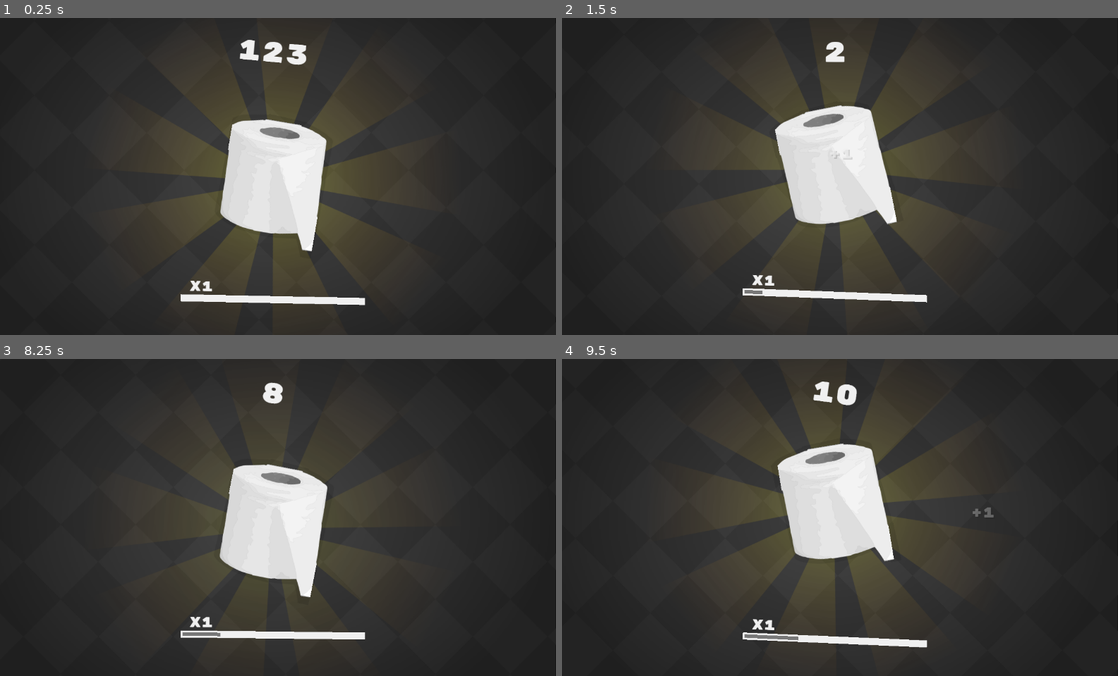
Above: before the commit, frames 1-4 (two rows, left to right).
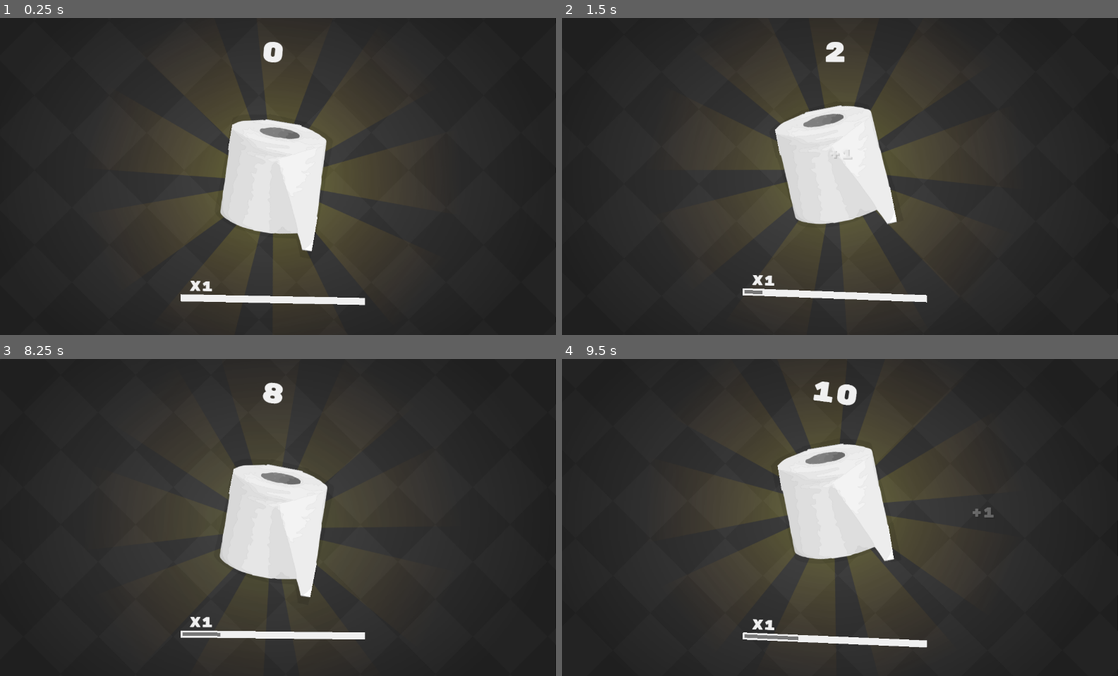
Above: after the commit, the same moments.

Repository: magwoo/PaperClicker
Game: Godot game, scene res://gameplay/game.tscn
Same seed, same stepped clock (60 frames per second), same inputs: the game is played once before the commit and once after it. The engine's default icon, where the game draws it, is replaced by a stand-in: a white triangle on a blue panel in a dark square.
Inputs (mouse positions are in pixels of both pictures, inside the frame that each line leads up to):
- Up to frame 1 (0.25 s): no input
- Up to frame 2 (1.5 s): click (834, 176) at 0.5 s; click (834, 176) at 1.25 s
- Up to frame 3 (8.25 s): click (272, 517) at 2 s; move the mouse to (400, 501) at 2.77 s; tap Space at 3.02, 3.77, 5.27, 6.02, 6.77 s; move the mouse to (161, 533) at 3.52 s; move the mouse to (328, 447) at 4.27 s; move the mouse to (244, 580) at 5.02 s; move the mouse to (444, 565) at 5.77 s; move the mouse to (105, 469) at 6.52 s; move the mouse to (300, 517) at 7.27 s; move the mouse to (189, 438) at 8.02 s
- Up to frame 4 (9.5 s): tap Space at 8.27, 9.02 s; move the mouse to (962, 501) at 8.77 s

The runs differ from the first frame. In frame 1, 0.4% of the frame differs, in the area x 43-56%, y 6-15%; in frame 2, nothing differs; in frame 3, less than 0.1%; in frame 4, nothing differs.
Error before the commit: Invalid get index 'player' (on base: 'Nil'). (res://global/data.gd:14)

Commit message:
small fix

Diff:
--- a/gameplay/game.gd
+++ b/gameplay/game.gd
@@ -49,7 +49,7 @@
 
 
 func update_scores(scores: int = -1) -> void:
-	scores_label.text = str(scores) if scores > -1 else str(Data.get_scores())
+	scores_label.text = str(scores) if scores > -1 else str(Data.scores)
 
 
 func update_viewport() -> void:
--- a/global/data.gd
+++ b/global/data.gd
@@ -10,12 +10,8 @@
 var last_item: int = 0
 
 
-func _init() -> void:
+func _ready() -> void:
 	SDK.player.connect('player_ready', self, 'load_data')
-
-
-func _ready() -> void:
-	pass
 
 
 func load_data() -> void:
